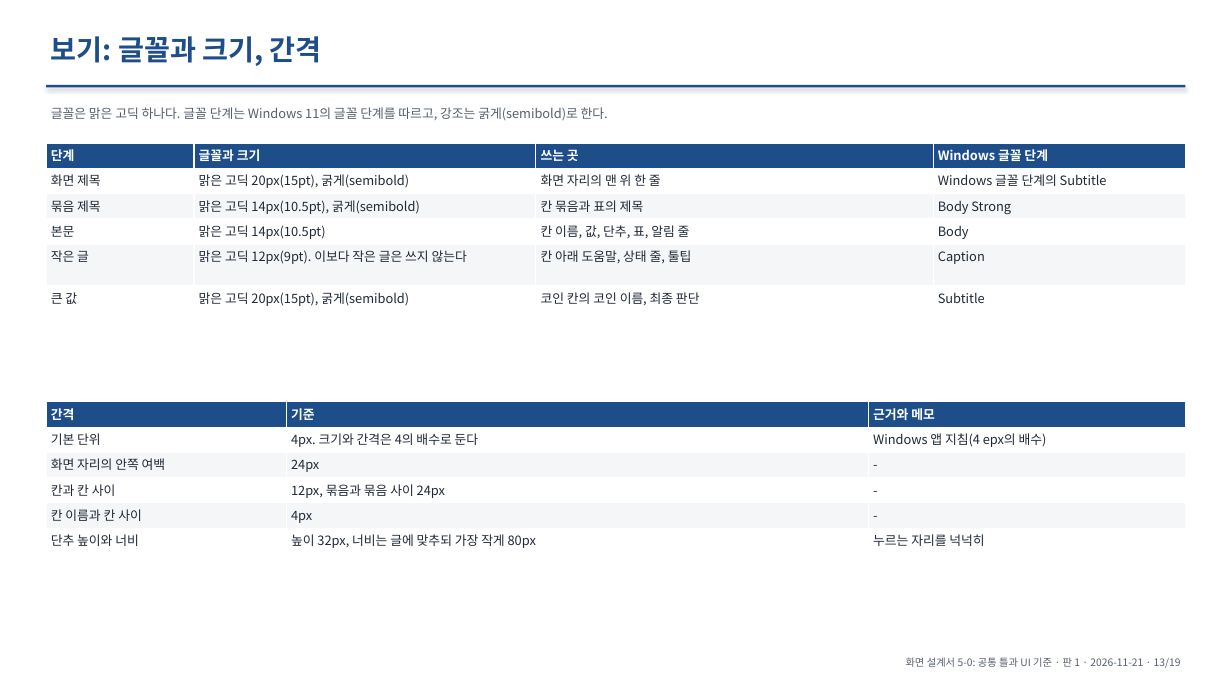
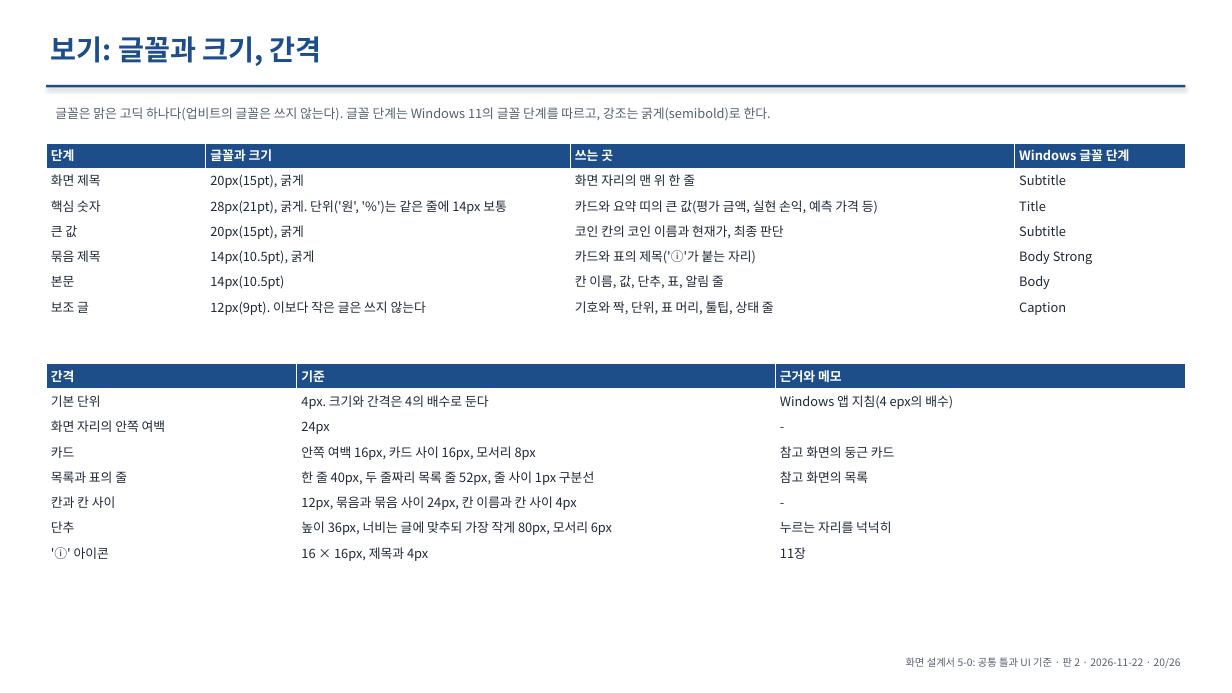
Before and after one commit to khy920723/coin-report-trader, a slide deck: slide 20 of docs/screen-design/02-ui-common.pptx (slide 13 before the commit). Drawn at 1232x693 pixels with LibreOffice and Linux fonts; fonts in the diff are those of the drawing. Boxes give left, top, right and bottom in pixels: in the first picture for what was removed or moved away, otherwise in the second. Text is boxed around its words. In the diff, an @@ line names an element or a change of style, - is before the commit and + after.

```diff
--- a/docs/screen-design/02-ui-common.pptx
+++ b/docs/screen-design/02-ui-common.pptx
@@ text at box(55, 107, 771, 121): text changed @@
-글꼴은 맑은 고딕 하나다. 글꼴 단계는 Windows 11의 글꼴 단계를 따르고, 강조는 굵게(semibold)로 한다.
+글꼴은 맑은 고딕 하나다(업비트의 글꼴은 쓰지 않는다). 글꼴 단계는 Windows 11의 글꼴 단계를 따르고, 강조는 굵게(semibold)로 한다.
@@ table at box(46, 143, 1187, 321) @@
-row 2: 화면 제목 | 맑은 고딕 20px(15pt), 굵게(semibold) | 화면 자리의 맨 위 한 줄 | Windows 글꼴 단계의 Subtitle
-row 3: 묶음 제목 | 맑은 고딕 14px(10.5pt), 굵게(semibold) | 칸 묶음과 표의 제목 | Body Strong
-row 4: 본문 | 맑은 고딕 14px(10.5pt) | 칸 이름, 값, 단추, 표, 알림 줄 | Body
-row 5: 작은 글 | 맑은 고딕 12px(9pt). 이보다 작은 글은 쓰지 않는다 | 칸 아래 도움말, 상태 줄, 툴팁 | Caption
-row 6: 큰 값 | 맑은 고딕 20px(15pt), 굵게(semibold) | 코인 칸의 코인 이름, 최종 판단 | Subtitle
+row 2: 화면 제목 | 20px(15pt), 굵게 | 화면 자리의 맨 위 한 줄 | Subtitle
+row 3: 핵심 숫자 | 28px(21pt), 굵게. 단위('원', '%')는 같은 줄에 14px 보통 | 카드와 요약 띠의 큰 값(평가 금액, 실현 손익, 예측 가격 등) | Title
+row 4: 큰 값 | 20px(15pt), 굵게 | 코인 칸의 코인 이름과 현재가, 최종 판단 | Subtitle
+row 5: 묶음 제목 | 14px(10.5pt), 굵게 | 카드와 표의 제목('ⓘ'가 붙는 자리) | Body Strong
+row 6: 본문 | 14px(10.5pt) | 칸 이름, 값, 단추, 표, 알림 줄 | Body
+row 7: 보조 글 | 12px(9pt). 이보다 작은 글은 쓰지 않는다 | 기호와 짝, 단위, 표 머리, 툴팁, 상태 줄 | Caption
@@ table at box(46, 364, 1186, 567) @@
-row 4: 칸과 칸 사이 | 12px, 묶음과 묶음 사이 24px | -
-row 5: 칸 이름과 칸 사이 | 4px | -
-row 6: 단추 높이와 너비 | 높이 32px, 너비는 글에 맞추되 가장 작게 80px | 누르는 자리를 넉넉히
+row 4: 카드 | 안쪽 여백 16px, 카드 사이 16px, 모서리 8px | 참고 화면의 둥근 카드
+row 5: 목록과 표의 줄 | 한 줄 40px, 두 줄짜리 목록 줄 52px, 줄 사이 1px 구분선 | 참고 화면의 목록
+row 6: 칸과 칸 사이 | 12px, 묶음과 묶음 사이 24px, 칸 이름과 칸 사이 4px | -
+row 7: 단추 | 높이 36px, 너비는 글에 맞추되 가장 작게 80px, 모서리 6px | 누르는 자리를 넉넉히
+row 8: 'ⓘ' 아이콘 | 16 × 16px, 제목과 4px | 11장
@@ table: place and size @@
-table at box(46, 402, 1186, 554)
+table at box(46, 364, 1186, 567)
@@ text at box(906, 657, 1181, 668): text changed @@
-화면 설계서 5-0: 공통 틀과 UI 기준 · 판 1 · 2026-11-21 · 13/19
+화면 설계서 5-0: 공통 틀과 UI 기준 · 판 2 · 2026-11-22 · 20/26
```
Also in this commit, not shown: 18 other slides changed, 7 slides added, 5 other files.
